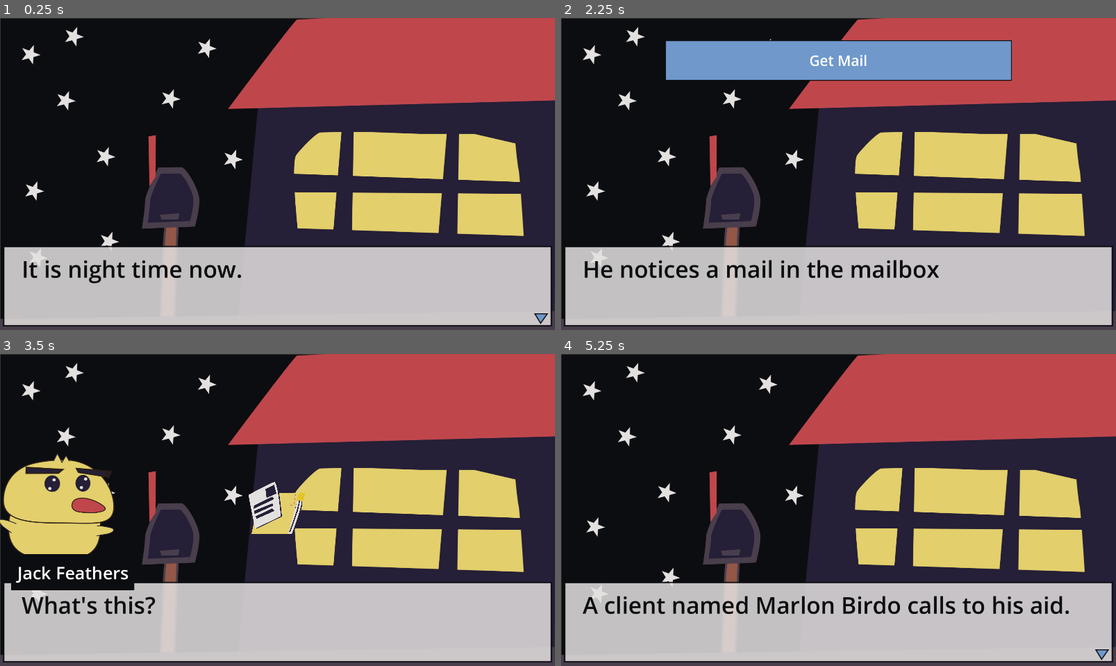
Above: before the commit, frames 1-4 (two rows, left to right).
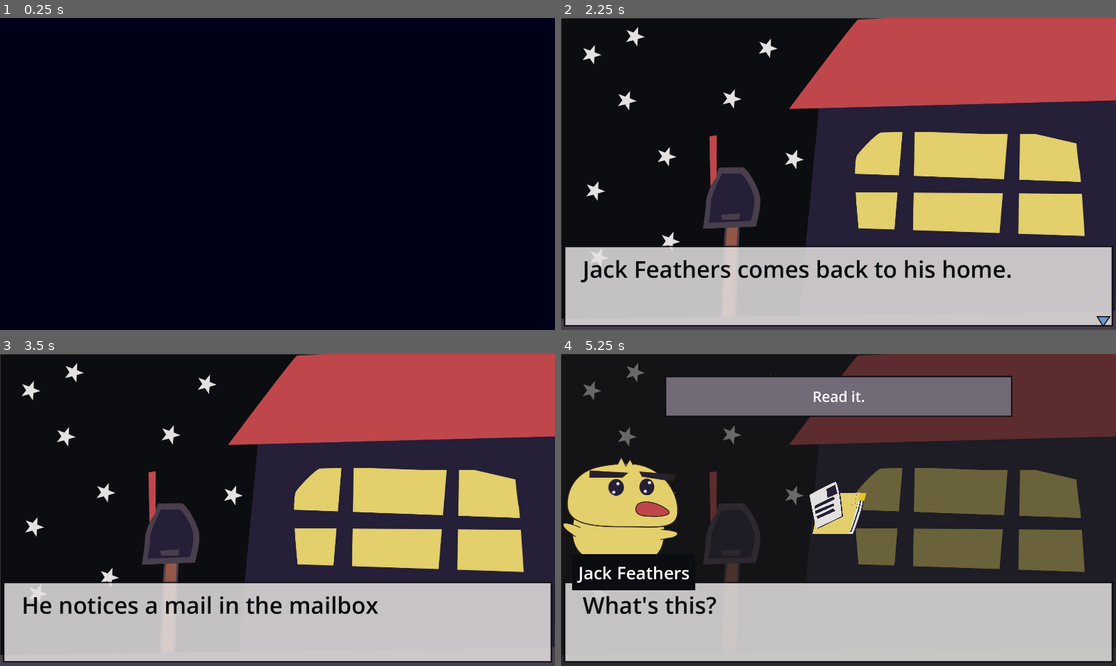
Above: after the commit, the same moments.

Repository: mathew-tran/chonkyduck2025
Game: Godot game, scene res://Scenes/Main.tscn
Same seed, same stepped clock (60 frames per second), same inputs: the game is played once before the commit and once after it.
Inputs (mouse positions are in pixels of both pictures, inside the frame that each line leads up to):
- Up to frame 1 (0.25 s): no input
- Up to frame 2 (2.25 s): tap Enter at 0.5 s; move the mouse to (960, 158) at 0.52 s; press the mouse at (960, 158) at 0.53 s; move the mouse to (727, 189) at 1.27 s; release the mouse at (727, 189) at 1.28 s; click (727, 189) at 1.35 s; move the mouse to (894, 105) at 2.02 s; press the mouse at (894, 105) at 2.03 s
- Up to frame 3 (3.5 s): release the mouse at (333, 441) at 2.75 s; click (277, 397) at 2.75 s, where only the run before the commit has a clickable "Get Mail"
- Up to frame 4 (5.25 s): tap Space at 3.5 s; move the mouse to (810, 572) at 3.52 s; click (810, 572) at 3.6 s; click "Read it." (after the commit: "Get Mail") at 4.25 s; move the mouse to (1005, 556) at 5.02 s; press the mouse at (1005, 556) at 5.03 s

The runs differ from the first frame. In frame 1, 68% of the frame differs, in the area x 0-100%, y 0-100%; in frame 2, 10%; in frame 3, 8.6%; in frame 4, 39%.

Commit message:
work on some animations to make game look better

Diff:
--- a/Content/DialogueData.gd
+++ b/Content/DialogueData.gd
@@ -13,6 +13,8 @@
 @export var Action2 : ActionData
 @export var Action3 : ActionData
 @export var Action4 : ActionData
+
+@export var bAnimate = false
 
 func GetSpeakerRef():
 	if bIsPlayer:
--- a/Content/Dialogues/Act1/Act1Part1DialoguePart1.tres
+++ b/Content/Dialogues/Act1/Act1Part1DialoguePart1.tres
@@ -19,4 +19,5 @@
 He notices a mail in the mailbox"
 Background = ExtResource("3_fs658")
 Action1 = SubResource("Resource_2u8nd")
+bAnimate = true
 metadata/_custom_type_script = "uid://bqt4k86x2hw2v"
--- a/Content/Dialogues/Act2/Act2Part1DialoguePart1.tres
+++ b/Content/Dialogues/Act2/Act2Part1DialoguePart1.tres
@@ -19,4 +19,5 @@
 He sees a clerk at the desk and moves forward."
 Background = ExtResource("1_v1oo3")
 Action1 = SubResource("Resource_yvgy7")
+bAnimate = true
 metadata/_custom_type_script = "uid://bqt4k86x2hw2v"
--- a/Content/Dialogues/Act3/Act3Part1DialoguePart1.tres
+++ b/Content/Dialogues/Act3/Act3Part1DialoguePart1.tres
@@ -9,4 +9,5 @@
 DialogueToSay = "Jack Feathers enters the exhibit and sees the diamond across from him.
 Jack notices a bunch of cameras watching it intently."
 Background = ExtResource("1_737dn")
+bAnimate = true
 metadata/_custom_type_script = "uid://bqt4k86x2hw2v"
--- a/Prefabs/ActionButton.tscn
+++ b/Prefabs/ActionButton.tscn
@@ -1,13 +1,53 @@
-[gd_scene load_steps=4 format=3 uid="uid://cbhq13ra7kjfq"]
+[gd_scene load_steps=8 format=3 uid="uid://cbhq13ra7kjfq"]
 
 [ext_resource type="Texture2D" uid="uid://grqyt7rale3k" path="res://Art/UI/DialogueChoice.png" id="1_nsb06"]
 [ext_resource type="Texture2D" uid="uid://1nnwfs883vna" path="res://Art/UI/DialogueChoiceHover.png" id="2_sip1o"]
+[ext_resource type="Texture2D" uid="uid://xijxvgmk26tx" path="res://Art/UI/DialogueChoiceDisabled.png" id="3_6vcse"]
 [ext_resource type="Script" uid="uid://b4ejcutryqcn6" path="res://Scripts/ActionButton.gd" id="3_sip1o"]
 
+[sub_resource type="Animation" id="Animation_sip1o"]
+resource_name = "anim"
+length = 0.4
+tracks/0/type = "value"
+tracks/0/imported = false
+tracks/0/enabled = true
+tracks/0/path = NodePath(".:scale")
+tracks/0/interp = 1
+tracks/0/loop_wrap = true
+tracks/0/keys = {
+"times": PackedFloat32Array(-0.0666667, 0.0666667),
+"transitions": PackedFloat32Array(1, 1),
+"update": 0,
+"values": [Vector2(1, 0), Vector2(1, 1)]
+}
+
+[sub_resource type="Animation" id="Animation_6vcse"]
+length = 0.001
+tracks/0/type = "value"
+tracks/0/imported = false
+tracks/0/enabled = true
+tracks/0/path = NodePath(".:scale")
+tracks/0/interp = 1
+tracks/0/loop_wrap = true
+tracks/0/keys = {
+"times": PackedFloat32Array(0),
+"transitions": PackedFloat32Array(1),
+"update": 0,
+"values": [Vector2(1, 1)]
+}
+
+[sub_resource type="AnimationLibrary" id="AnimationLibrary_ikpys"]
+_data = {
+&"RESET": SubResource("Animation_6vcse"),
+&"anim": SubResource("Animation_sip1o")
+}
+
 [node name="TextureButton" type="TextureButton"]
+pivot_offset = Vector2(600, 70)
 texture_normal = ExtResource("1_nsb06")
 texture_pressed = ExtResource("2_sip1o")
 texture_hover = ExtResource("2_sip1o")
+texture_disabled = ExtResource("3_6vcse")
 stretch_mode = 3
 script = ExtResource("3_sip1o")
 
@@ -24,4 +64,10 @@
 vertical_alignment = 1
 autowrap_mode = 2
 
+[node name="AnimationPlayer" type="AnimationPlayer" parent="."]
+libraries = {
+&"": SubResource("AnimationLibrary_ikpys")
+}
+
 [connection signal="button_up" from="." to="." method="_on_button_up"]
+[connection signal="animation_finished" from="AnimationPlayer" to="." method="_on_animation_player_animation_finished"]
--- /dev/null
+++ b/Prefabs/CharacterPortrait.tscn
@@ -0,0 +1,12 @@
+[gd_scene load_steps=3 format=3 uid="uid://be8a5htekf0tm"]
+
+[ext_resource type="Texture2D" uid="uid://b1xfegtp5u3vk" path="res://Art/Characters/ChonkyDuck/ChonkyDuckIdle.png" id="1_gyutu"]
+[ext_resource type="Script" uid="uid://bkkwx3nwujthx" path="res://Scripts/CharacterPortrait.gd" id="2_d4bws"]
+
+[node name="LeftPortrait" type="TextureRect"]
+offset_left = -4.0
+offset_top = 341.0
+offset_right = 396.0
+offset_bottom = 742.0
+texture = ExtResource("1_gyutu")
+script = ExtResource("2_d4bws")
--- /dev/null
+++ b/Prefabs/ContinueArrow.tscn
@@ -0,0 +1,12 @@
+[gd_scene load_steps=3 format=3 uid="uid://c2hbernhscs83"]
+
+[ext_resource type="Texture2D" uid="uid://b4pqt0f4siswm" path="res://Art/UI/DialogueContinueArrow.png" id="1_l4yxq"]
+[ext_resource type="Script" uid="uid://butm1n6uqp812" path="res://Scripts/ContinueArrow.gd" id="2_sdjop"]
+
+[node name="ContinueArrow" type="TextureRect"]
+offset_left = 1847.0
+offset_top = 1022.0
+offset_right = 1897.0
+offset_bottom = 1060.0
+texture = ExtResource("1_l4yxq")
+script = ExtResource("2_sdjop")
--- a/Prefabs/DialogueUI.tscn
+++ b/Prefabs/DialogueUI.tscn
@@ -1,11 +1,10 @@
 [gd_scene load_steps=8 format=3 uid="uid://dch1prjihqcvg"]
 
-[ext_resource type="Texture2D" uid="uid://b1xfegtp5u3vk" path="res://Art/Characters/ChonkyDuck/ChonkyDuckIdle.png" id="1_g1g66"]
 [ext_resource type="Script" uid="uid://b7os0s3jqls0q" path="res://Scripts/DialogueUI.gd" id="1_rrf6a"]
 [ext_resource type="Texture2D" uid="uid://34hceqcyprr8" path="res://Art/Items/Files.png" id="2_opq0f"]
-[ext_resource type="Texture2D" uid="uid://dmdou6d66gdmw" path="res://Art/Characters/SecurityLead/SecurityLeadIdle.png" id="2_rrf6a"]
+[ext_resource type="PackedScene" uid="uid://be8a5htekf0tm" path="res://Prefabs/CharacterPortrait.tscn" id="3_lwf1i"]
 [ext_resource type="Texture2D" uid="uid://bxcl8ri5abn0d" path="res://Art/UI/DialogueBo.png" id="3_opq0f"]
-[ext_resource type="Texture2D" uid="uid://b4pqt0f4siswm" path="res://Art/UI/DialogueContinueArrow.png" id="6_opq0f"]
+[ext_resource type="PackedScene" uid="uid://c2hbernhscs83" path="res://Prefabs/ContinueArrow.tscn" id="6_opq0f"]
 
 [sub_resource type="StyleBoxFlat" id="StyleBoxFlat_rrf6a"]
 content_margin_left = 10.0
@@ -15,6 +14,9 @@
 bg_color = Color(0.0470588, 0.0509804, 0.0627451, 1)
 expand_margin_left = 2.0
 expand_margin_top = 2.0
+
+[sub_resource type="StyleBoxFlat" id="StyleBoxFlat_opq0f"]
+bg_color = Color(0, 0, 0.0862745, 1)
 
 [node name="Dialogue" type="Control" groups=["DialogueUI"]]
 layout_mode = 3
@@ -30,6 +32,15 @@
 layout_mode = 0
 offset_right = 1920.0
 offset_bottom = 1080.0
+
+[node name="ObjectOfinterestPanel" type="Panel" parent="."]
+modulate = Color(1, 1, 1, 0)
+layout_mode = 1
+anchors_preset = 15
+anchor_right = 1.0
+anchor_bottom = 1.0
+grow_horizontal = 2
+grow_vertical = 2
 
 [node name="ObjectOfInterest" type="TextureRect" parent="."]
 custom_minimum_size = Vector2(200, 200)
@@ -49,21 +60,20 @@
 expand_mode = 4
 stretch_mode = 5
 
-[node name="LeftPortrait" type="TextureRect" parent="."]
+[node name="LeftPortrait" parent="." instance=ExtResource("3_lwf1i")]
 layout_mode = 0
-offset_left = -4.0
-offset_top = 341.0
-offset_right = 396.0
-offset_bottom = 742.0
-texture = ExtResource("1_g1g66")
+offset_left = 6.0
+offset_top = 354.0
+offset_right = 406.0
+offset_bottom = 755.0
 
-[node name="RightPortrait" type="TextureRect" parent="."]
+[node name="RightPortrait" parent="." instance=ExtResource("3_lwf1i")]
 layout_mode = 0
-offset_left = 1495.0
-offset_top = 172.0
-offset_right = 1936.0
-offset_bottom = 712.0
-texture = ExtResource("2_rrf6a")
+offset_left = 1511.0
+offset_top = 352.0
+offset_right = 1911.0
+offset_bottom = 753.0
+flip_h = true
 
 [node name="DialogueBox" type="TextureRect" parent="."]
 modulate = Color(1, 1, 1, 0.85098)
@@ -92,15 +102,15 @@
 text = "1234567890 1234567890 1234567890 1234567890 1234567890 1234567890 12345678"
 autowrap_mode = 2
 
-[node name="ContinueArrow" type="TextureRect" parent="."]
+[node name="ContinueArrow" parent="." instance=ExtResource("6_opq0f")]
 layout_mode = 0
-offset_left = 1847.0
-offset_top = 1022.0
-offset_right = 1897.0
-offset_bottom = 1060.0
-texture = ExtResource("6_opq0f")
+offset_left = 1852.0
+offset_top = 1019.0
+offset_right = 1902.0
+offset_bottom = 1057.0
 
 [node name="Actions" type="VBoxContainer" parent="."]
+custom_minimum_size = Vector2(1925, 495)
 layout_mode = 1
 anchors_preset = 15
 anchor_right = 1.0
@@ -125,10 +135,10 @@
 [node name="RightOwner" type="Label" parent="."]
 custom_minimum_size = Vector2(300, 150)
 layout_mode = 0
-offset_left = 1570.0
-offset_top = 646.0
-offset_right = 1870.0
-offset_bottom = 796.0
+offset_left = 1567.0
+offset_top = 643.0
+offset_right = 1867.0
+offset_bottom = 793.0
 theme_override_font_sizes/font_size = 40
 theme_override_styles/normal = SubResource("StyleBoxFlat_rrf6a")
 text = "Olivia
@@ -137,3 +147,12 @@
 vertical_alignment = 1
 autowrap_mode = 2
 text_direction = 1
+
+[node name="CoverPanel" type="Panel" parent="."]
+layout_mode = 1
+anchors_preset = 15
+anchor_right = 1.0
+anchor_bottom = 1.0
+grow_horizontal = 2
+grow_vertical = 2
+theme_override_styles/panel = SubResource("StyleBoxFlat_opq0f")
--- a/Scripts/ActionButton.gd
+++ b/Scripts/ActionButton.gd
@@ -4,6 +4,11 @@
 
 var ActionRef : ActionData
 
+signal CompleteAnim
+
+func _ready() -> void:
+	$AnimationPlayer.play("anim")
+	disabled = true
 
 func Setup(actionRef : ActionData):
 	ActionRef = actionRef
@@ -11,3 +16,7 @@
 
 func _on_button_up() -> void:
 	Finder.GetDialogueUI().InjectDialogue(ActionRef.DialogueRef)
+
+
+func _on_animation_player_animation_finished(anim_name: StringName) -> void:
+	CompleteAnim.emit()
--- /dev/null
+++ b/Scripts/CharacterPortrait.gd
@@ -0,0 +1,24 @@
+extends TextureRect
+
+enum VISIBLITY {
+	SHOWN,
+	HIDDEN
+}
+
+var CurrentVisibility = VISIBLITY.SHOWN
+
+func Show():
+	if CurrentVisibility == VISIBLITY.SHOWN:
+		return
+	var tween = get_tree().create_tween()
+	tween.tween_property(self, "modulate", Color.WHITE, .1)
+	await tween.finished
+	CurrentVisibility = VISIBLITY.SHOWN
+
+func Hide():
+	if CurrentVisibility == VISIBLITY.HIDDEN:
+		return
+	var tween = get_tree().create_tween()
+	tween.tween_property(self, "modulate", Color(0,0,0,0), .1)
+	await tween.finished
+	CurrentVisibility = VISIBLITY.HIDDEN
--- /dev/null
+++ b/Scripts/ContinueArrow.gd
@@ -0,0 +1,17 @@
+extends TextureRect
+
+var StartPosition = Vector2.ZERO
+
+func _ready() -> void:
+	StartPosition = global_position
+	Animate()
+
+func Animate():
+	while true:
+		var tween = get_tree().create_tween()
+		tween.tween_property(self, "global_position", StartPosition + Vector2(0, 15), .4)
+		await tween.finished
+
+		tween = get_tree().create_tween()
+		tween.tween_property(self, "global_position", StartPosition, .2)
+		await tween.finished
--- a/Scripts/DialogueUI.gd
+++ b/Scripts/DialogueUI.gd
@@ -7,8 +7,10 @@
 var DialogueBoxTextLimit = 80
 
 var DialogueRef : DialogueData
+
 enum STATE {
 	SHOW_DIALOGUE,
+	ANIMATING,
 	DIALOGUE_COMPLETE,
 }
 
@@ -16,38 +18,83 @@
 
 var ActionButtonClass = load("res://Prefabs/ActionButton.tscn")
 
+var InPosition = Vector2.ZERO
+
 func _ready() -> void:
+	InPosition = $CoverPanel.global_position
 	print(len($Label.text))
 	InjectDialogue(load("res://Content/Dialogues/Act1/Act1Part1DialoguePart1.tres"))
 
+func AnimateOut():
+	var tween = get_tree().create_tween()
+	tween.tween_property($CoverPanel, "global_position", InPosition + Vector2(0, $CoverPanel.get_size().y), 1.2)
+	await tween.finished
+
+func AnimateIn():
+	var tween = get_tree().create_tween()
+	tween.tween_property($CoverPanel, "global_position", InPosition, .2)
+	await tween.finished
+
+func AnimateBackground(bShow):
+
+	var tween = get_tree().create_tween()
+	if bShow:
+		tween.tween_property($ObjectOfinterestPanel, "modulate", Color.WHITE, .1)
+	else:
+		tween.tween_property($ObjectOfinterestPanel, "modulate", Color(0,0,0,0), .1)
+
+	await tween.finished
+
+func AnimateObjectOfInterest(bShow):
+	var tween = get_tree().create_tween()
+	if bShow:
+		tween.tween_property($ObjectOfInterest, "modulate", Color.WHITE, .3)
+	else:
+		tween.tween_property($ObjectOfInterest, "modulate", Color(0,0,0,0), .1)
+
+	await tween.finished
 func InjectDialogue(dialogue : DialogueData):
+	CurrentState = STATE.ANIMATING
+	if dialogue.bAnimate:
+		await AnimateIn()
 	$ObjectOfInterest.texture = dialogue.ObjectOfInterest
+	await AnimateObjectOfInterest(is_instance_valid(dialogue.ObjectOfInterest))
 	ClearActions()
+
+	await AnimateBackground(is_instance_valid(dialogue.ObjectOfInterest))
 	if dialogue.Background:
 		$Background.texture = dialogue.Background
-	CurrentState = STATE.SHOW_DIALOGUE
+
+
 	DialogueRef = dialogue
-	QueueText(dialogue.DialogueToSay)
+
 	$LeftOwner.visible = false
 	$RightOwner.visible = false
-	$RightPortrait.visible = false
-	$LeftPortrait.visible = false
 
 	if dialogue.bIsPlayer:
 		$LeftPortrait.texture = dialogue.GetSpeakerRef().SpeakerImage
-		$LeftPortrait.visible = true
 		$LeftOwner.text = dialogue.GetSpeakerRef().SpeakerName
+		await $LeftPortrait.Show()
+		await $RightPortrait.Hide()
+
 		$LeftOwner.visible = true
 	else:
 		if dialogue.SpeakerRef:
 			$RightPortrait.texture = dialogue.GetSpeakerRef().SpeakerImage
-			$RightPortrait.visible = true
 			$RightOwner.text = dialogue.GetSpeakerRef().SpeakerName
+			await $RightPortrait.Show()
+			await $LeftPortrait.Hide()
+
 			$RightOwner.visible = true
+		else:
+			await $LeftPortrait.Hide()
+			await $RightPortrait.Hide()
 
+	QueueText(dialogue.DialogueToSay)
+	if dialogue.bAnimate:
+		await AnimateOut()
 
-
-
+	CurrentState = STATE.SHOW_DIALOGUE
 func QueueText(newText):
 	TextToShow.clear()
 	newText = newText.strip_edges()
@@ -94,11 +141,14 @@
 		var instance = ActionButtonClass.instantiate()
 		instance.Setup(action)
 		$Actions.add_child(instance)
+		await instance.CompleteAnim
+	for action in $Actions.get_children():
+		action.disabled = false
 
 func ClearActions():
 	for child in $Actions.get_children():
 		child.queue_free()
 
 func _input(event: InputEvent) -> void:
-	if event.is_action_pressed("click"):
+	if event.is_action_pressed("click") and CurrentState != STATE.ANIMATING:
 		ShowNextText()
Binary file added: Art/UI/DialogueChoiceDisabled.png
Not shown, added: Art/UI/DialogueChoiceDisabled.png.import
Binary file added: Art/chonkyduck2025/Art/chonkyduck2025/Art/UI/DialogueChoiceDisabled.png
Not shown, added: Art/chonkyduck2025/Art/chonkyduck2025/Art/UI/DialogueChoiceDisabled.png.import
Not shown, added: Scripts/CharacterPortrait.gd.uid
Not shown, added: Scripts/ContinueArrow.gd.uid
